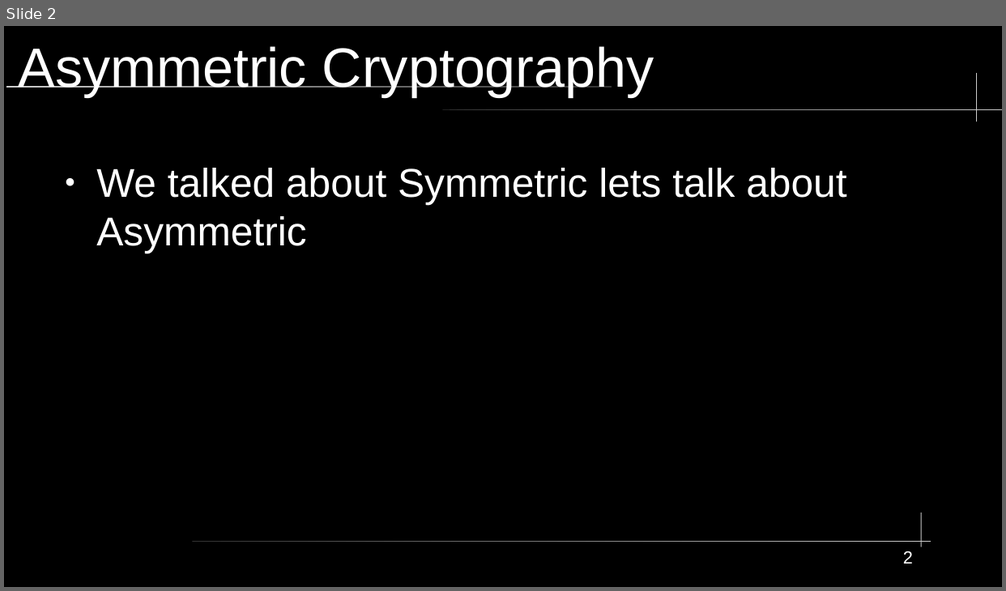
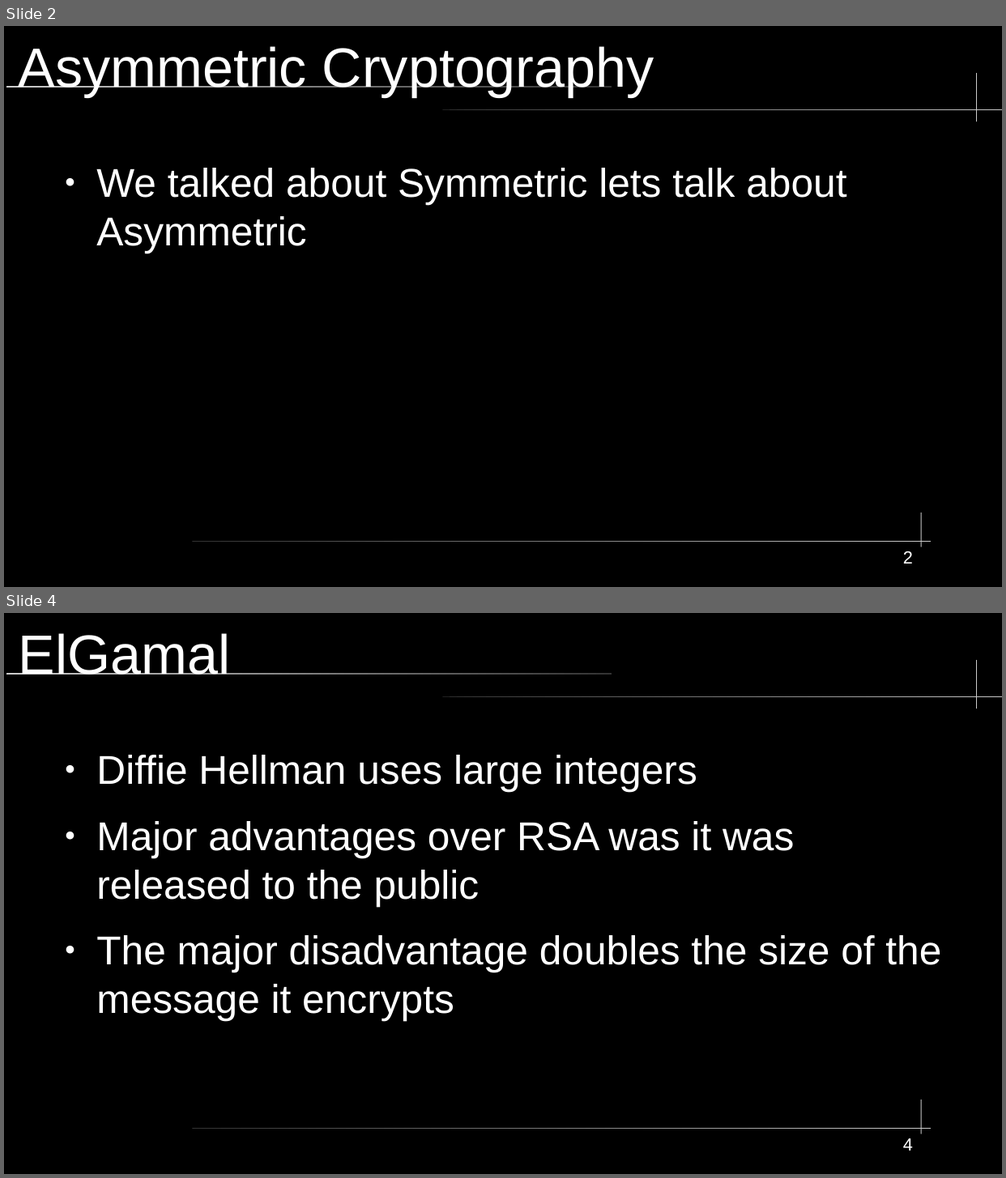
Before and after one commit to City-Colleges-of-Chicago-Cybersecurity/COMPSFI-214, a slide deck: 2026/Spring/powerpoints/Chapter-07-PKI-and-Cryptographic-Applications.odp. Shown one above the other, each under a label of ours: slide 2 before the commit, slides 2 and 4 after it; the slides between them are not shown. The pictures are 1006x591 and 1006x1178 pixels, drawn with LibreOffice and Linux fonts; fonts in the diff are those of the drawing. Boxes give left, top, right and bottom in pixels: in the first picture for what was removed or moved away, otherwise in the second. Text is boxed around its words. In the diff, an @@ line names an element or a change of style, - is before the commit and + after.

```diff
--- a/2026/Spring/powerpoints/Chapter-07-PKI-and-Cryptographic-Applications.odp
+++ b/2026/Spring/powerpoints/Chapter-07-PKI-and-Cryptographic-Applications.odp
@@ slide 4 added at [4,613,1002,1174], background #000000; not listed: 5 template elements that a slide beside it also shows @@
@@ title added at [19,633,231,675], 44 pt, text #FFFFFF @@
+ElGamal
@@ text added at [96,755,941,1020], 32 pt, text #FFFFFF @@
+● Diffie Hellman uses large integers
+● Major advantages over RSA was it was released to the public
+● The major disadvantage doubles the size of the message it encrypts
@@ page number added at [903,1139,913,1151], 14 pt, text #FFFFFF @@
+4
```
Also in this commit, not shown: 1 slide changed, 24 other slides added, 8 other files.
